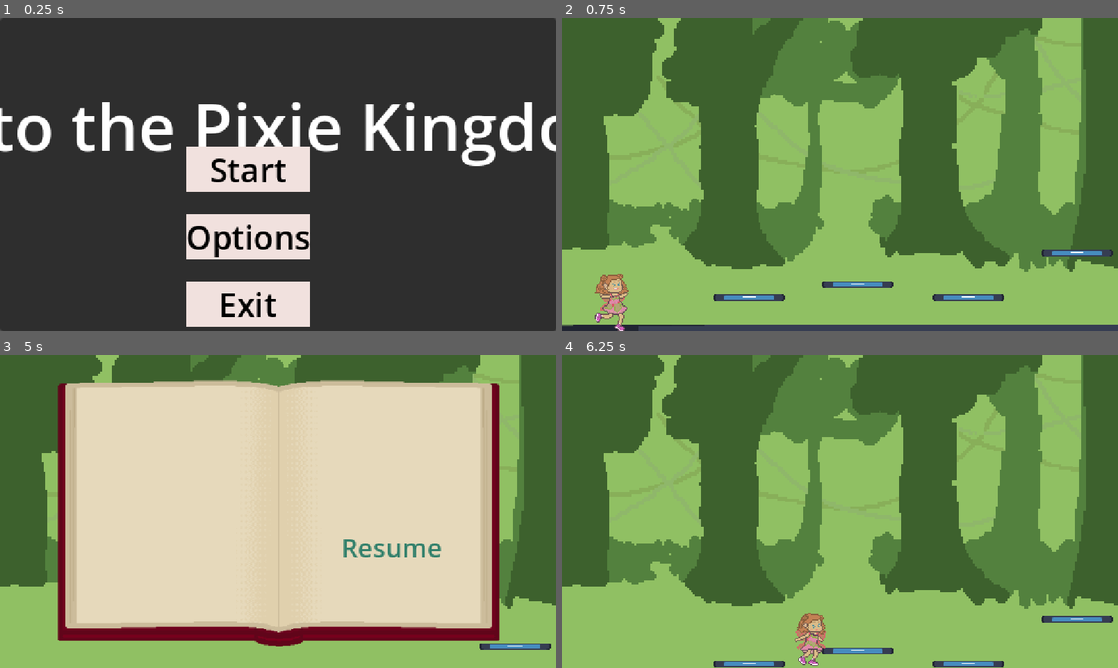
Above: before the commit, frames 1-4 (two rows, left to right).
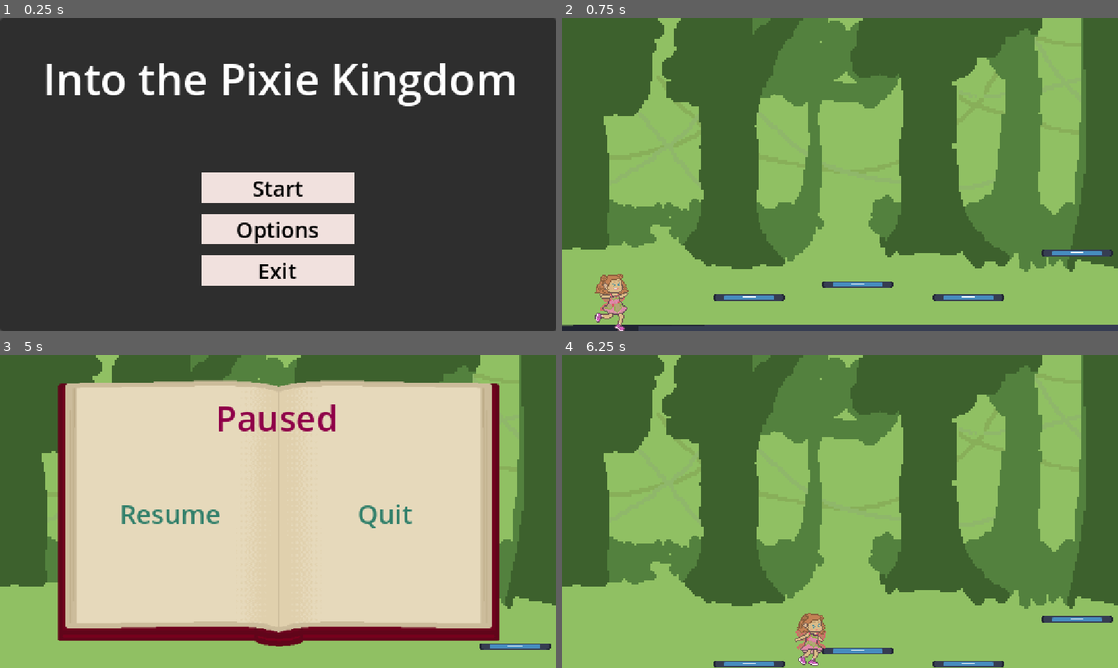
Above: after the commit, the same moments.

Repository: AlexReidNZ/Into-The-Pixie-Kingdom
Game: Godot game, scene res://Scenes/menu.tscn
Two runs of this game, one before a commit and one after it. Both use one fixed random seed, a clock stepped at 60 frames per second and the inputs below. The engine's default icon, where the game draws it, is replaced by a stand-in: a white triangle on a blue panel in a dark square.
Inputs:
- Up to frame 1 (0.25 s): no input
- Up to frame 2 (0.75 s): click "Start" at 0.5 s
- Up to frame 3 (5 s): tap Enter (ui_accept) at 1.25 s; hold Shift (run) 1.28-2.03 s; hold Right (move_right) 1.28-2.78 s; tap Space (jump) at 1.52, 2.27, 3.77, 4.52 s; tap Shift (run) at 2.1, 3.6 s; hold Left (move_left) 2.78-3.53 s; hold Shift (run) 2.78-3.53 s; hold Right (move_right) from 3.53 s (still down); hold Shift (run) from 4.28 s (still down); tap Escape (pause) at 4.9 s
- Up to frame 4 (6.25 s): release Right (move_right) at 5.03 s; release Shift (run) at 5.03 s; hold Left (move_left) 5.03-5.75 s; tap Shift (run) at 5.1 s; tap Space (jump) at 5.27 s; click "Resume" at 5.75 s

The runs differ from the first frame. In frame 1, 20% of the frame differs, in the area x 0-100%, y 14-99%; in frame 2, nothing differs; in frame 3, 2.0%; in frame 4, nothing differs.

Commit message:
feat: add quit to pause menu, resize main menu text

Diff:
--- a/Scenes/menu.tscn
+++ b/Scenes/menu.tscn
@@ -34,36 +34,35 @@
 anchors_preset = 5
 anchor_left = 0.5
 anchor_right = 0.5
-offset_left = -385.0
-offset_top = 45.0
-offset_right = 395.0
-offset_bottom = 153.0
+offset_left = -237.0
+offset_top = 5.0
+offset_right = 241.0
+offset_bottom = 107.0
 grow_horizontal = 2
-theme_override_font_sizes/font_size = 60
+theme_override_font_sizes/font_size = 40
 text = "Into the Pixie Kingdom"
 horizontal_alignment = 1
 vertical_alignment = 1
 
 [node name="VBoxContainer" type="VBoxContainer" parent="."]
 layout_mode = 1
-anchors_preset = 8
+anchors_preset = 7
 anchor_left = 0.5
-anchor_top = 0.5
+anchor_top = 1.0
 anchor_right = 0.5
-anchor_bottom = 0.5
-offset_left = -85.0
-offset_top = -26.0
-offset_right = 29.0
-offset_bottom = 140.0
+anchor_bottom = 1.0
+offset_left = -71.0
+offset_top = -146.0
+offset_right = 70.0
+offset_bottom = -20.0
 grow_horizontal = 2
-grow_vertical = 2
-theme_override_constants/separation = 20
+grow_vertical = 0
+theme_override_constants/separation = 10
 
 [node name="Start" type="Button" parent="VBoxContainer"]
 layout_mode = 2
-size_flags_vertical = 3
 theme_override_colors/font_color = Color(0, 0, 0, 1)
-theme_override_font_sizes/font_size = 30
+theme_override_font_sizes/font_size = 20
 theme_override_styles/focus = SubResource("StyleBoxEmpty_hw2be")
 theme_override_styles/hover = SubResource("StyleBoxFlat_3g8l7")
 theme_override_styles/pressed = SubResource("StyleBoxFlat_1k4h5")
@@ -72,9 +71,8 @@
 
 [node name="Options" type="Button" parent="VBoxContainer"]
 layout_mode = 2
-size_flags_vertical = 3
 theme_override_colors/font_color = Color(0, 0, 0, 1)
-theme_override_font_sizes/font_size = 30
+theme_override_font_sizes/font_size = 20
 theme_override_styles/focus = SubResource("StyleBoxEmpty_hw2be")
 theme_override_styles/hover = SubResource("StyleBoxFlat_3g8l7")
 theme_override_styles/pressed = SubResource("StyleBoxFlat_1k4h5")
@@ -83,9 +81,8 @@
 
 [node name="Exit" type="Button" parent="VBoxContainer"]
 layout_mode = 2
-size_flags_vertical = 3
 theme_override_colors/font_color = Color(0, 0, 0, 1)
-theme_override_font_sizes/font_size = 30
+theme_override_font_sizes/font_size = 20
 theme_override_styles/focus = SubResource("StyleBoxEmpty_hw2be")
 theme_override_styles/hover = SubResource("StyleBoxFlat_3g8l7")
 theme_override_styles/pressed = SubResource("StyleBoxFlat_1k4h5")
--- a/Scenes/pause_menu.tscn
+++ b/Scenes/pause_menu.tscn
@@ -22,16 +22,38 @@
 texture = ExtResource("1_cdlkh")
 expand_mode = 1
 
+[node name="Label" type="Label" parent="TextureRect"]
+layout_mode = 0
+offset_left = 179.0
+offset_top = 33.0
+offset_right = 292.0
+offset_bottom = 78.0
+theme_override_colors/font_color = Color(0.561513, 0.00267256, 0.285645, 1)
+theme_override_font_sizes/font_size = 32
+text = "Paused"
+
 [node name="Resume" type="Button" parent="."]
 layout_mode = 0
-offset_left = 309.0
-offset_top = 156.0
-offset_right = 413.0
-offset_bottom = 198.0
+offset_left = 105.0
+offset_top = 125.0
+offset_right = 209.0
+offset_bottom = 167.0
 theme_override_colors/font_color = Color(0.195007, 0.501681, 0.418972, 1)
 theme_override_font_sizes/font_size = 24
 text = "Resume"
 flat = true
 
+[node name="Quit" type="Button" parent="."]
+layout_mode = 0
+offset_left = 325.0
+offset_top = 125.0
+offset_right = 383.0
+offset_bottom = 167.0
+theme_override_colors/font_color = Color(0.196078, 0.501961, 0.419608, 1)
+theme_override_font_sizes/font_size = 24
+text = "Quit"
+flat = true
+
 [connection signal="pressed" from="Resume" to="." method="_on_close_pressed"]
 [connection signal="pressed" from="Resume" to="." method="_on_resume_pressed"]
+[connection signal="pressed" from="Quit" to="." method="_on_quit_pressed"]
--- a/Scripts/pause_menu.gd
+++ b/Scripts/pause_menu.gd
@@ -18,6 +18,8 @@
 	elif event.is_action_pressed("pause") and get_tree().paused:
 		resume()
 
-
 func _on_resume_pressed() -> void:
 	resume()
+
+func _on_quit_pressed() -> void:
+	get_tree().quit()
